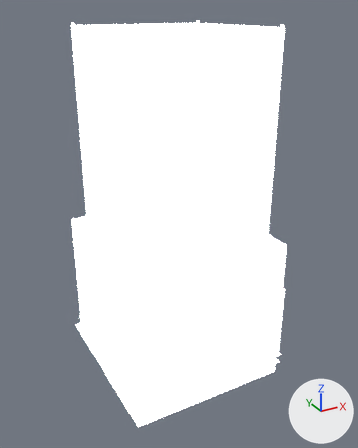
The FBX model Assets/Chopper/Art/City/City04/Models/Tower_Pad.fbx, before and after one commit.
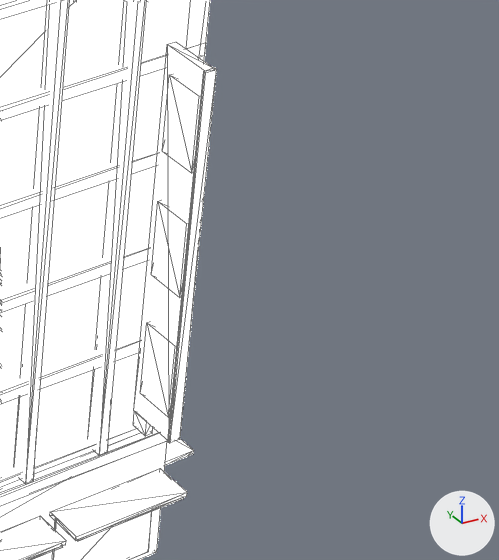
There are two pictures of each version: one whole from a 50 mm lens placed at (-40.2, -75.4, 67.1), pointed at (0.3, -1.9, 30.4), one close up on the part from 69% to 93% of the width and 62% to 83% of the height. Lighting does not change. The marker at lower right points along +X, +Y and +Z. The first two pictures are the older version. The close-ups show mesh edges as thin lines. Objects named as collision shapes, trigger or cutter boxes, shadow casters or lower levels of detail are left out. Where no turn or scale is listed for an object, it has been applied to the vertices.

Names of what the first close-up shows: 'Tower_Pad_LOD0'.
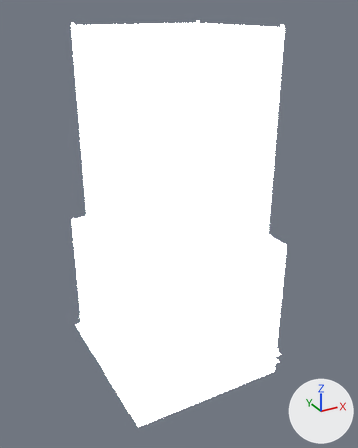
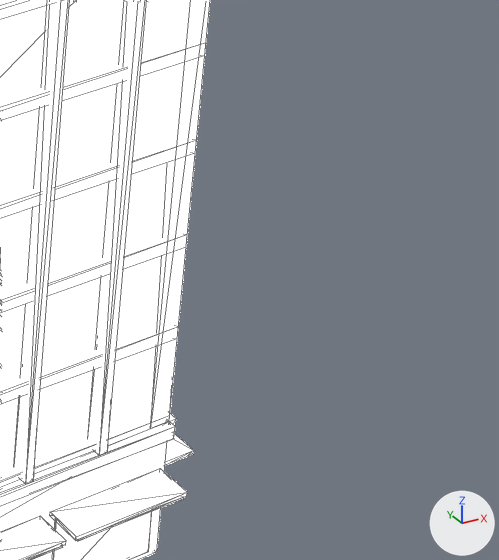
The change in detail:
me_tower_pad_lod0_001 is used by ob_tower_pad_lod0; location (0.0, 0.0, 0.0); rotation (1.571, 0.0, 0.0), in degrees (90, 0, 0).
me_tower_pad_lod0_001 had 1652 vertices, 2578 faces and spanned x -16.4..16.4, y 0.0..64.6, z -15.4..16.9.
me_tower_pad_lod0_001 now has 1660 vertices, 2590 faces and spans x -16.4..16.4, y 0.0..64.6, z -15.4..16.4.
me_tower_pad_lod0_001 part 1: 18 loose pieces with 144 vertices, spanning x -14.7..13.8, y 5.9..62.6, z -14.7..16.9, are deleted.
Other edits to the shape of me_tower_pad_lod0_001 do not show in these pictures.

Where the change shows, as pixel boxes [x1, y1, x2, y2] in the close-ups (499 x 560 px):
'Tower_Pad_LOD0', reshaped: before [0, 0, 216, 560]; after [0, 0, 210, 560]
part 1 of me_tower_pad_lod0_001, deleted: before [133, 42, 216, 443]
